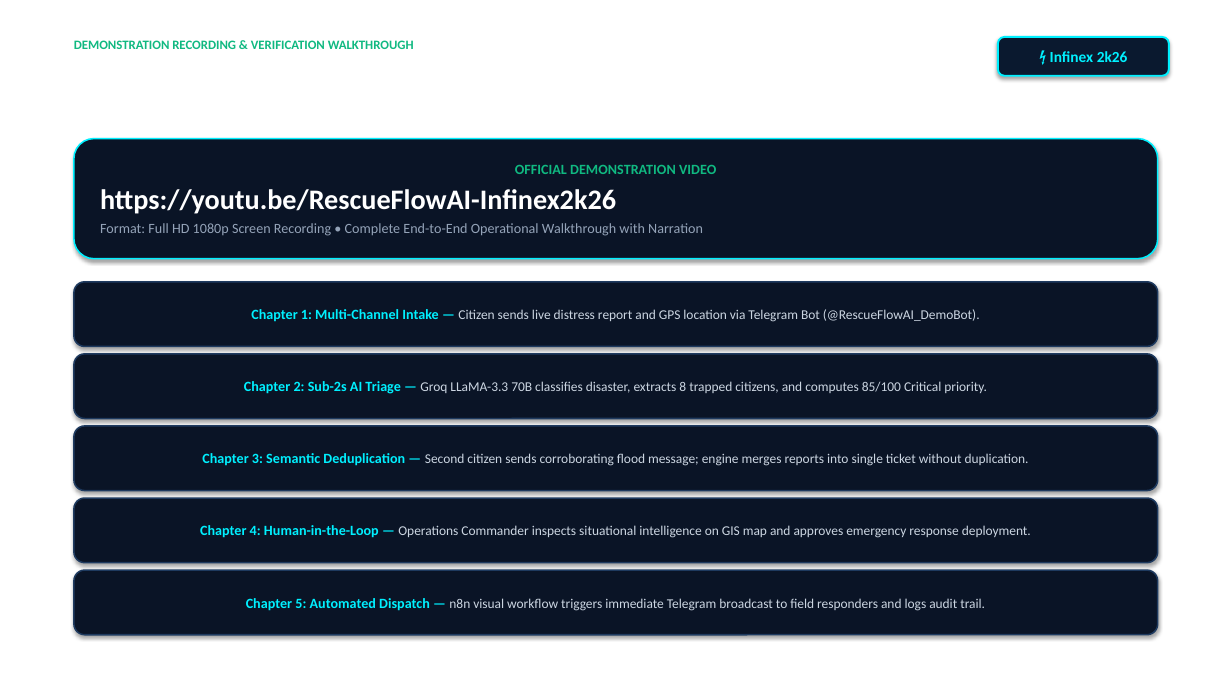
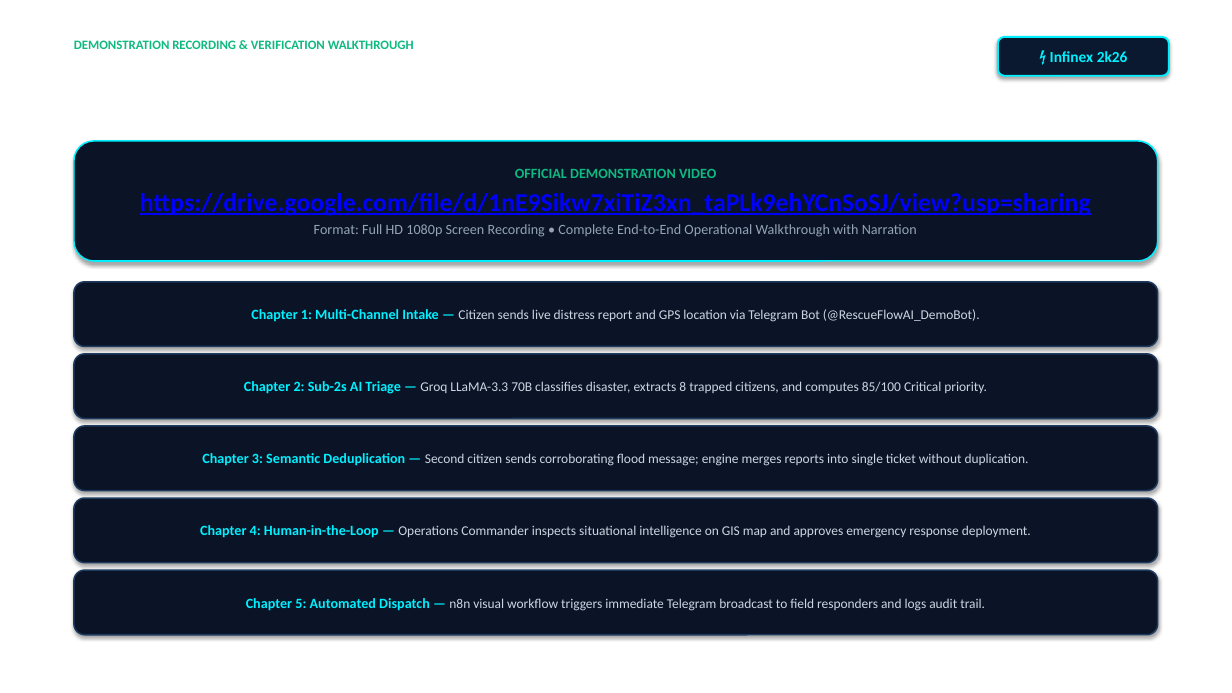
Before and after one commit to jaiwant03/RescueFlow-AI, a slide deck: slide 8 of INFINEX_2K26/RescueFlow_AI_Project PPT.pptx. Drawn at 1232x693 pixels with LibreOffice and Linux fonts; fonts in the diff are those of the drawing; background and template pictures are left out. Boxes give left, top, right and bottom in pixels: in the first picture for what was removed or moved away, otherwise in the second. Text is boxed around its words. In the diff, an @@ line names an element or a change of style, - is before the commit and + after.

```diff
--- a/INFINEX_2K26/RescueFlow_AI_Project PPT.pptx
+++ b/INFINEX_2K26/RescueFlow_AI_Project PPT.pptx
@@ text in rounded rectangle at (140,193,1091,216): text changed; size 22 to 20 pt; text colour #FFFFFF to #0000FF @@
-https://youtu.be/RescueFlowAI-Infinex2k26
+https://drive.google.com/file/d/1nE9Sikw7xiTiZ3xn_taPLk9ehYCnSoSJ/view?usp=sharing
@@ text in rounded rectangle at (314,224,917,237): alignment left to centre @@
```
Also in this commit, not shown: 2 other slides changed, 2 other files.
